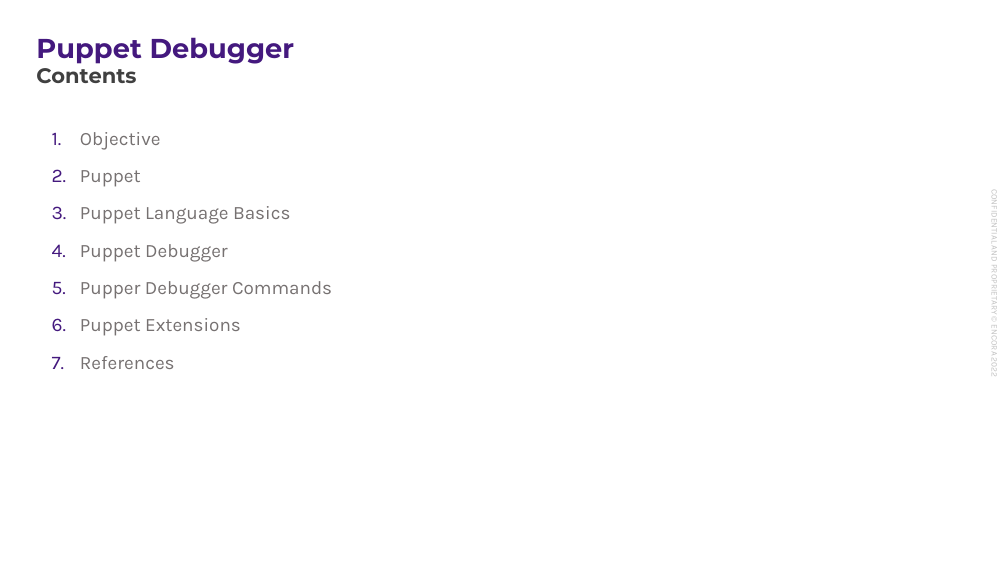
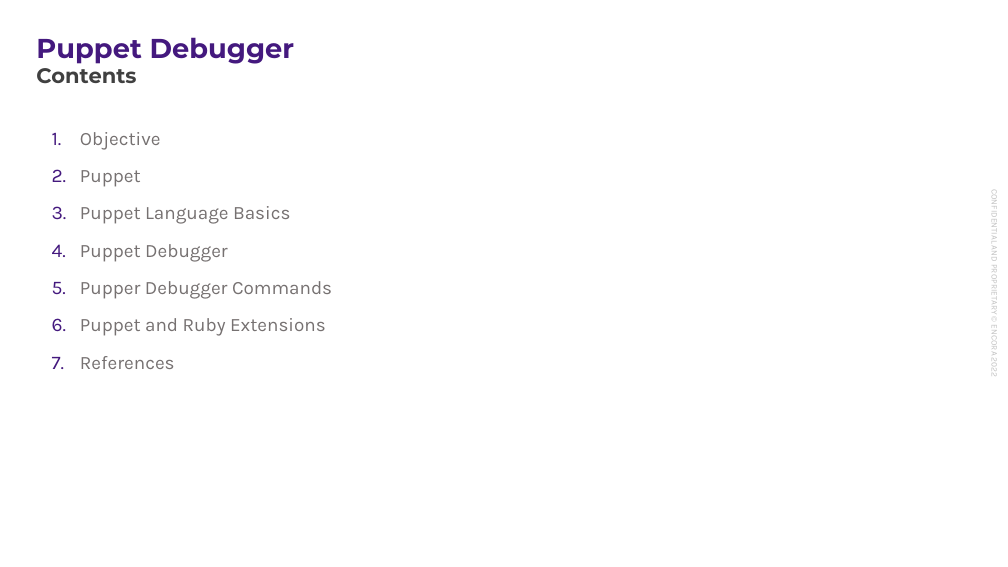
Before and after one commit to enogrob/presentation-puppet-debugger, a slide deck: slide 3 of docs/presentation-puppet-debugger.pptx. Drawn at 1008x567 pixels with LibreOffice and Linux fonts; fonts in the diff are those of the drawing; background and template pictures are left out. Boxes give left, top, right and bottom in pixels: in the first picture for what was removed or moved away, otherwise in the second. Text is boxed around its words. In the diff, an @@ line names an element or a change of style, - is before the commit and + after.

```diff
--- a/docs/presentation-puppet-debugger.pptx
+++ b/docs/presentation-puppet-debugger.pptx
@@ text at box(80, 318, 326, 336): text changed @@
-6. Puppet Extensions
+6. Puppet and Ruby Extensions
```
Also in this commit, not shown: 2 other slides changed, 2 slides added, 7 other files.
